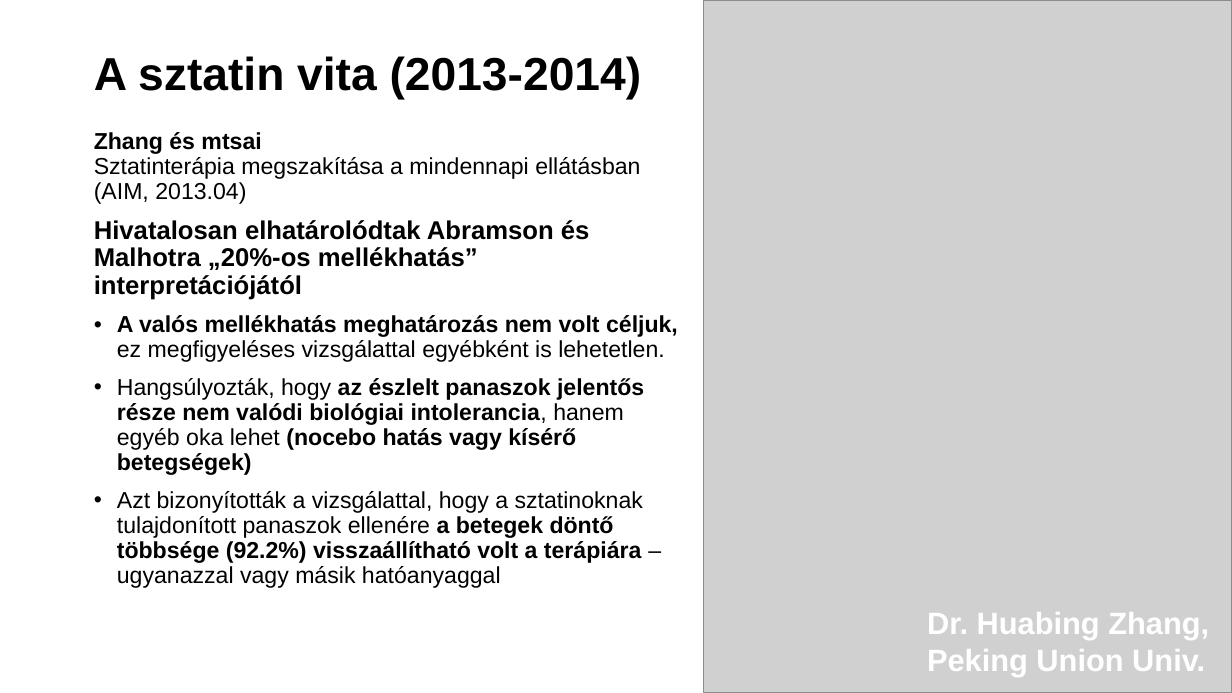
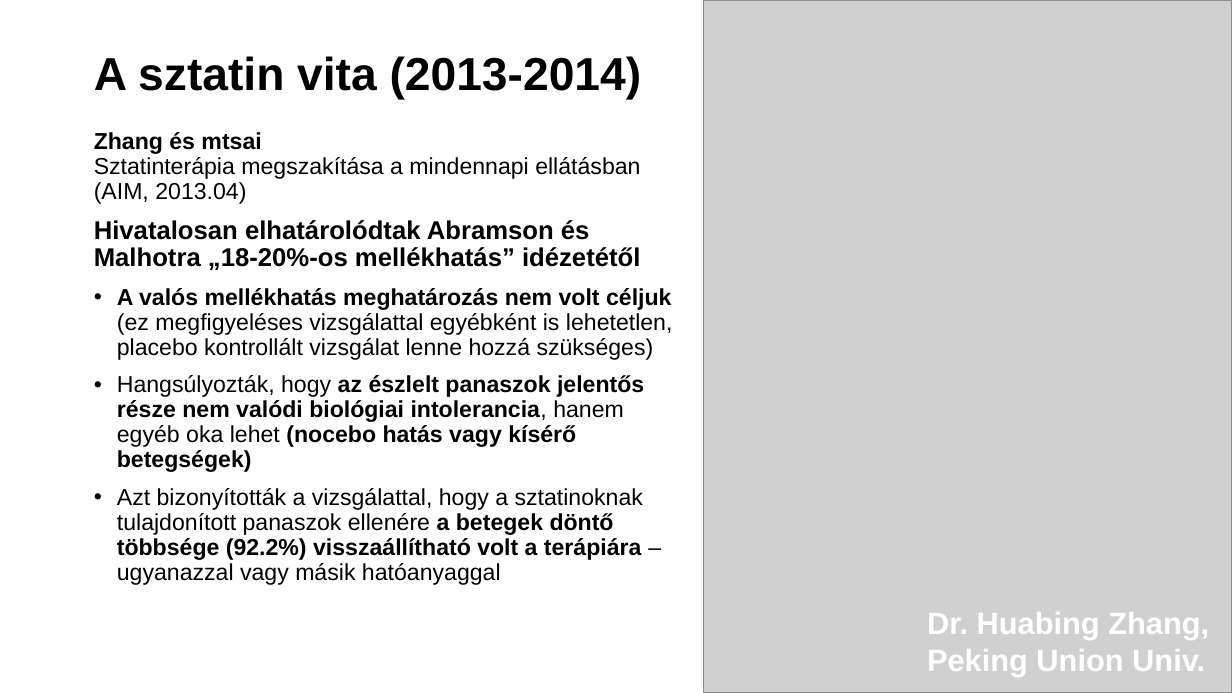
Before and after one commit to sasaleese/common, a slide deck: slide 27 of Sztatinok helye a megelőzésben.pptx. Drawn at 1232x693 pixels with LibreOffice and Linux fonts; fonts in the diff are those of the drawing; grey boxes stand for pictures. Boxes give left, top, right and bottom in pixels: in the first picture for what was removed or moved away, otherwise in the second. Text is boxed around its words. In the diff, an @@ line names an element or a change of style, - is before the commit and + after.

```diff
--- a/Sztatinok helye a megelőzésben.pptx
+++ b/Sztatinok helye a megelőzésben.pptx
@@ text at (94,220,673,360): text changed @@
-Hivatalosan elhatárolódtak Abramson és Malhotra „20%-os mellékhatás” interpretációjától
-• A valós mellékhatás meghatározás nem volt céljuk, ez megfigyeléses vizsgálattal egyébként is lehetetlen.
+Hivatalosan elhatárolódtak Abramson és Malhotra „18-20%-os mellékhatás” idézetétől
+• A valós mellékhatás meghatározás nem volt céljuk (ez megfigyeléses vizsgálattal egyébként is lehetetlen, placebo kontrollált vizsgálat lenne hozzá szükséges)
```
Also in this commit, not shown: 2 other slides changed.
